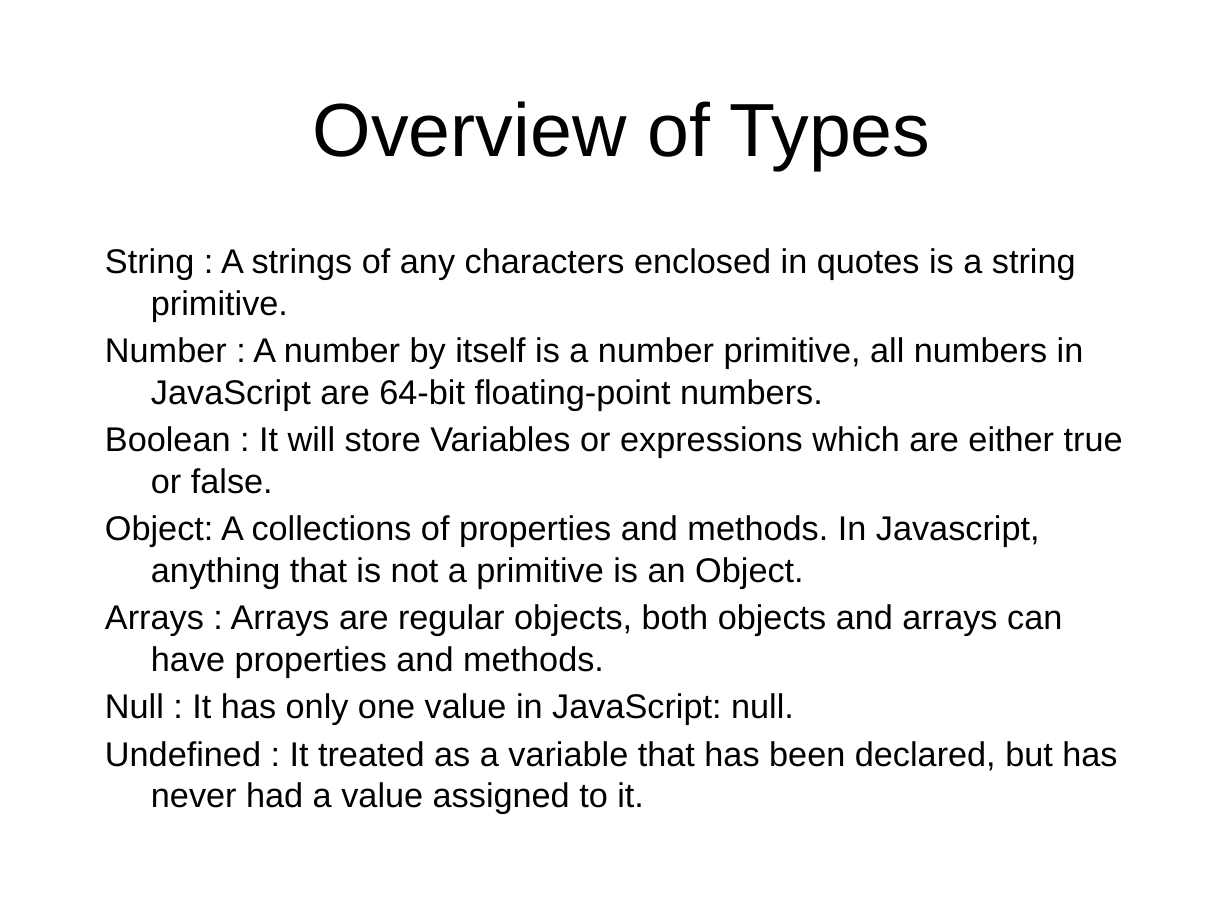
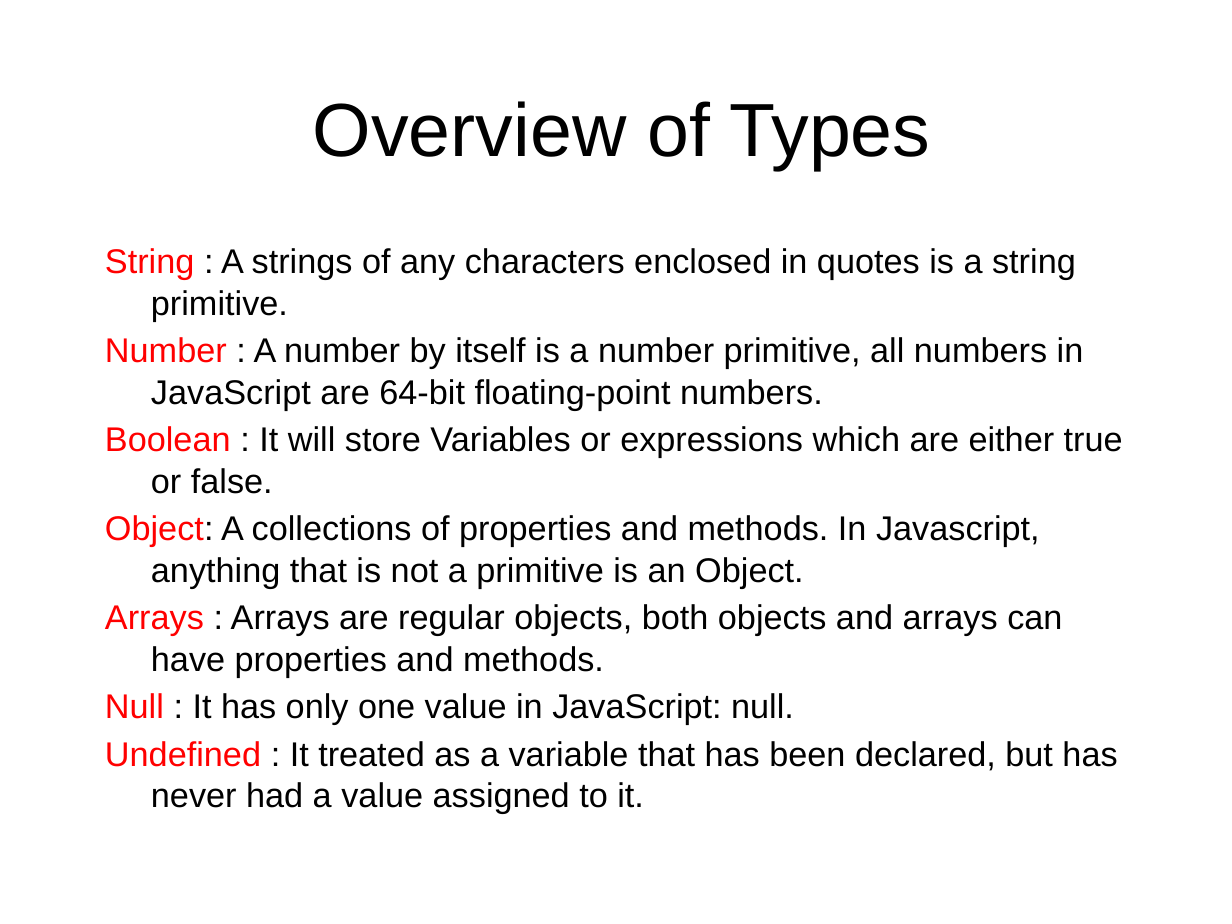
Before and after one commit to octaviordz/zjnu2017.github.io, a slide deck: slide 11 of WAD/lectures/100--Javascript.Syntax.pptx (slide 10 before the commit). Drawn at 1232x924 pixels with LibreOffice and Linux fonts; fonts in the diff are those of the drawing. Boxes give left, top, right and bottom in pixels: in the first picture for what was removed or moved away, otherwise in the second. Text is boxed around its words. In the diff, an @@ line names an element or a change of style, - is before the commit and + after.

Commit message:
Javascript.

```diff
--- a/WAD/lectures/100--Javascript.Syntax.pptx
+++ b/WAD/lectures/100--Javascript.Syntax.pptx
@@ text "String : A strings of ..." at (105, 248, 1123, 814): text colour #000000 to #FF0000 in "String", "Number", "Boolean", "Object:" and 3 more places @@
```
Also in this commit, not shown: 10 other slides changed, 6 slides added, 2 slides removed.
